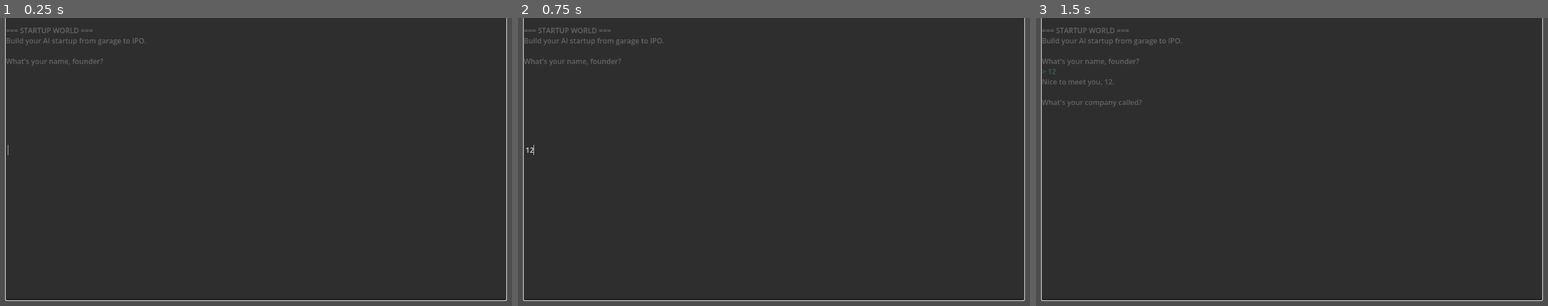
Above: before the commit, frames 1-3 (left to right).
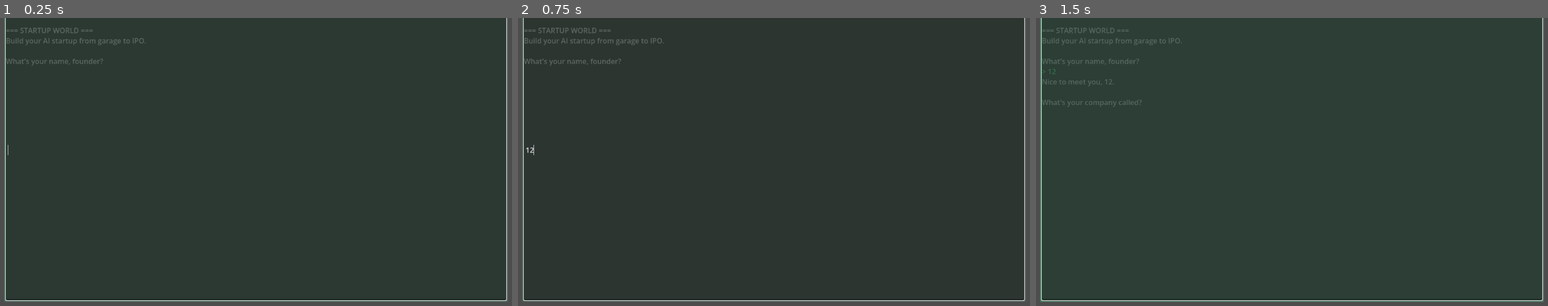
Above: after the commit, the same moments.

Repository: jmslerner/StartUpWorld
Game: Godot game, scene res://scenes/main.tscn
The game is run twice, just before and just after one commit, with the same random seed, the same clock (stepped at 60 frames per second) and the same inputs.
Inputs (mouse positions are in pixels of both pictures, inside the frame that each line leads up to):
- Up to frame 1 (0.25 s): no input
- Up to frame 2 (0.75 s): click (774, 150) at 0.52 s; type "12" at 0.6 s
- Up to frame 3 (1.5 s): tap Enter at 1.25 s

The runs differ from the first frame. In frame 1, less than 0.1% of the frame differs, in the area x 0-100%, y 97-99%; in frame 2, less than 0.1%; in frame 3, 0.9%, in the area x 0-100%, y 0-99%.

Commit message:
Keep input visible and glowing

Diff:
--- a/scenes/Terminal.tscn
+++ b/scenes/Terminal.tscn
@@ -16,6 +16,17 @@
 offset_bottom = -56.0
 scroll_active = true
 bbcode_enabled = false
+
+[node name="InputGlow" type="ColorRect" parent="."]
+anchor_left = 0.0
+anchor_right = 1.0
+anchor_bottom = 1.0
+offset_left = 12.0
+offset_top = -44.0
+offset_right = -12.0
+offset_bottom = -12.0
+color = Color(0.2, 1, 0.6, 0.18)
+mouse_filter = 2
 
 [node name="Input" type="LineEdit" parent="."]
 anchor_left = 0.0
--- a/scripts/Terminal.gd
+++ b/scripts/Terminal.gd
@@ -2,6 +2,7 @@
 
 @onready var log: RichTextLabel = $Log
 @onready var input: LineEdit = $Input
+@onready var input_glow: ColorRect = $InputGlow
 @onready var pause_menu: Control = $PauseMenu
 @onready var resume_button: Button = $PauseMenu/Panel/VBox/ResumeButton
 @onready var restart_button: Button = $PauseMenu/Panel/VBox/RestartButton
@@ -9,6 +10,9 @@
 
 var prompt_color := Color(0.85, 0.85, 0.85)
 var user_color := Color(0.45, 0.90, 0.65)
+
+var _glow_base := Color(0.2, 1.0, 0.6, 0.10)
+var _glow_pulse_alpha := 0.14
 
 func _ready() -> void:
 	input.text_submitted.connect(_on_submit)
@@ -25,6 +29,7 @@
 
 func _process(_delta: float) -> void:
 	_sync_pause_ui(false)
+	_update_glow()
 
 func _on_submit(text: String) -> void:
 	var trimmed := text.strip_edges()
@@ -64,6 +69,14 @@
 		else:
 			input.grab_focus()
 
+func _update_glow() -> void:
+	var t := float(Time.get_ticks_msec()) / 1000.0
+	var pulse := 0.5 + 0.5 * sin(t * 3.0)
+	var alpha := _glow_base.a + _glow_pulse_alpha * pulse
+	if GameState.paused:
+		alpha *= 0.35
+	input_glow.color = Color(_glow_base.r, _glow_base.g, _glow_base.b, alpha)
+
 func _on_resume_pressed() -> void:
 	CommandRouter.run("resume")
 	_scroll_to_bottom()
